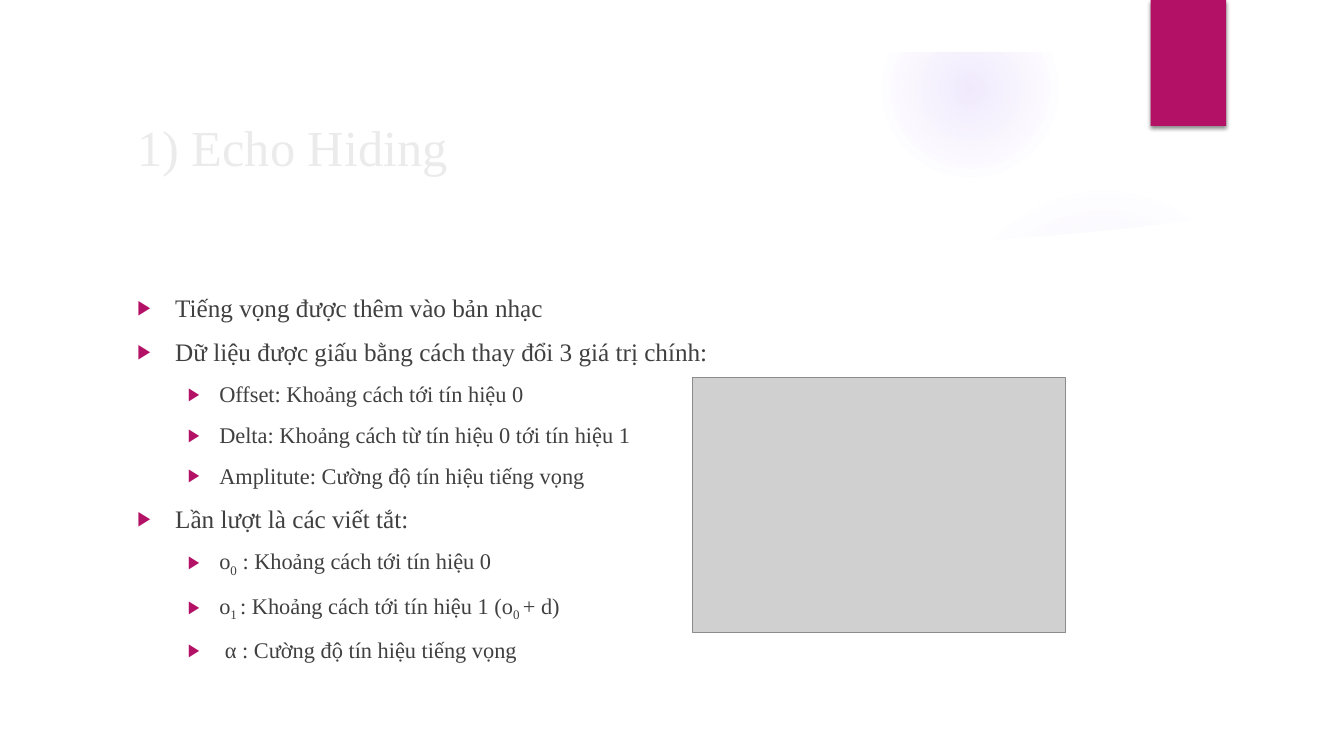
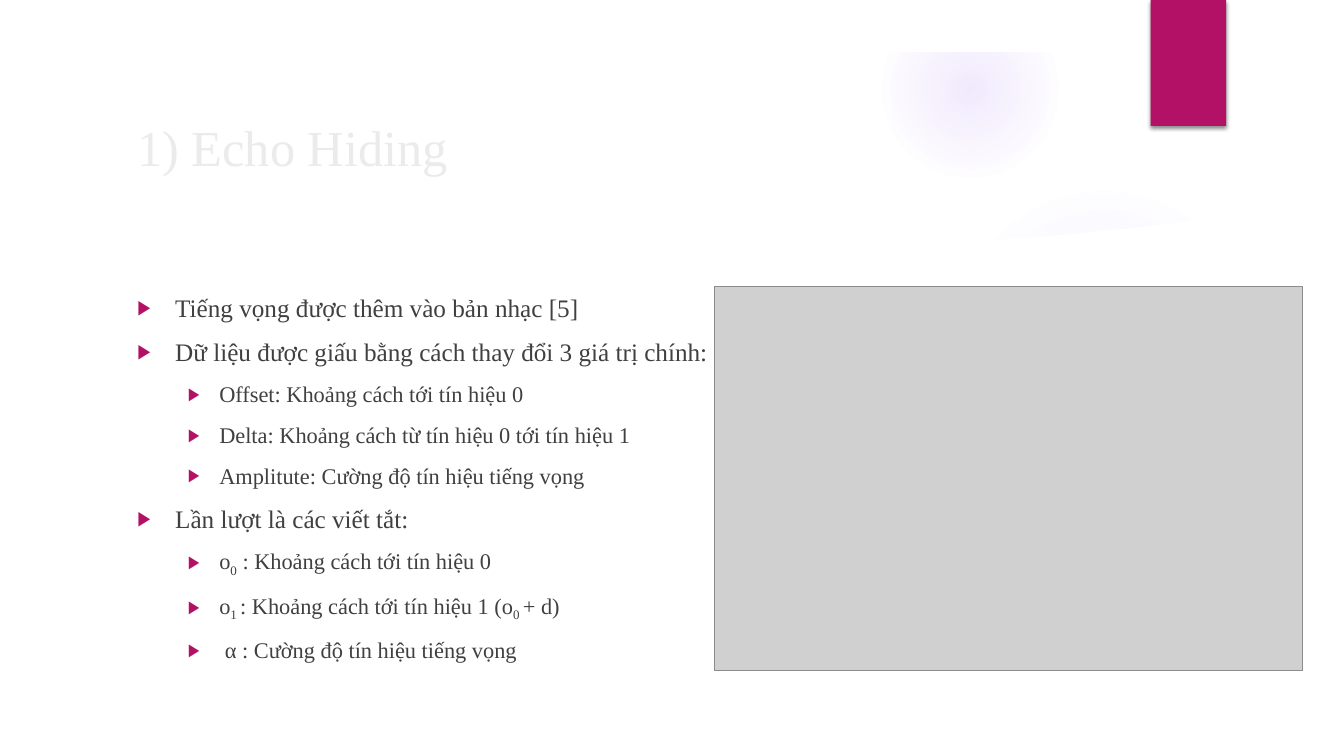
Before and after one commit to TruongThanhNam97/angular-audio, a slide deck: slide 16 of document/BC-LVTN.pptx (slide 15 before the commit). Drawn at 1344x756 pixels with LibreOffice and Linux fonts; fonts in the diff are those of the drawing; grey boxes stand for pictures; background and template pictures are left out. Boxes give left, top, right and bottom in pixels: in the first picture for what was removed or moved away, otherwise in the second. Text is boxed around its words. In the diff, an @@ line names an element or a change of style, - is before the commit and + after.

```diff
--- a/document/BC-LVTN.pptx
+++ b/document/BC-LVTN.pptx
@@ text at [175, 298, 578, 323]: text changed @@
-▶ Tiếng vọng được thêm vào bản nhạc
+▶ Tiếng vọng được thêm vào bản nhạc [5]
@@ picture: place and size @@
-picture at [693, 378, 1067, 632]
+picture at [715, 287, 1304, 671]
```
Also in this commit, not shown: 15 other slides changed, 3 slides added, 3 other files.
